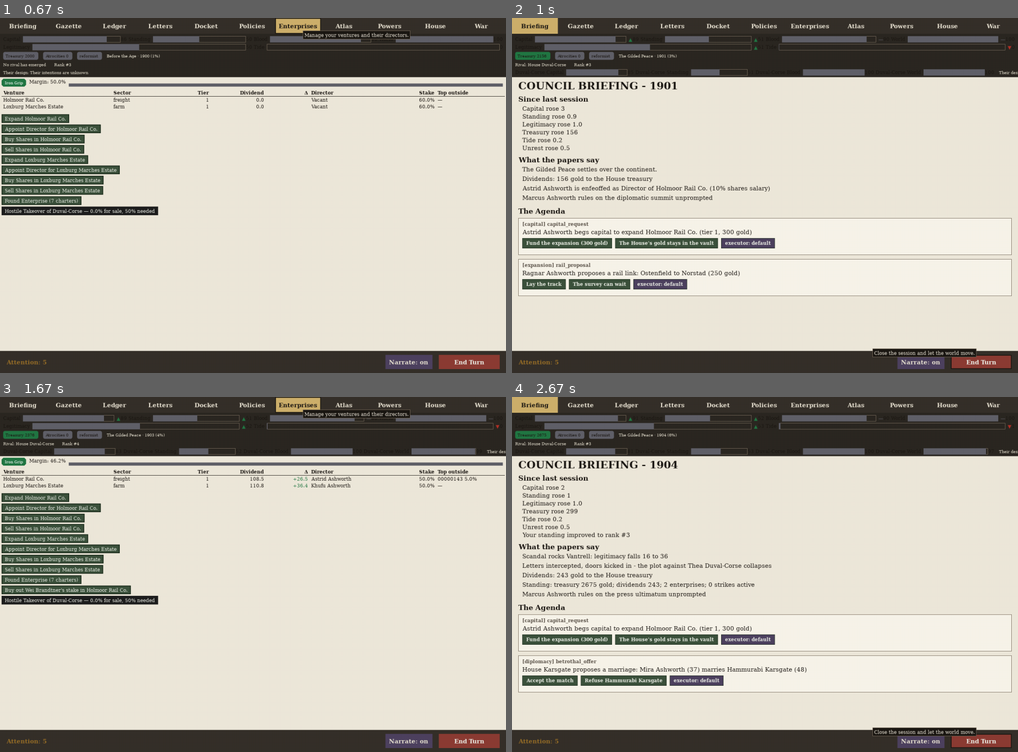
Above: before the commit, frames 1-4 (two rows, left to right).
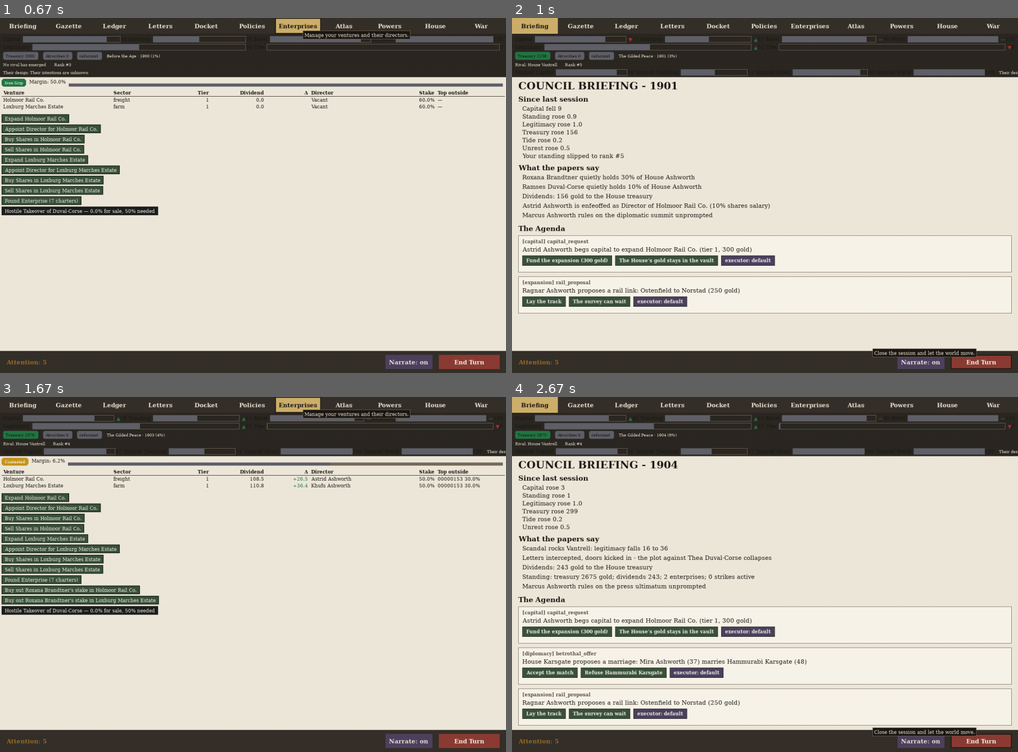
Above: after the commit, the same moments.

Repository: civersen222/Guilded-Age
Game: pygame game, started from gilded/__main__.py
Two runs of this game, one before a commit and one after it. Both use one fixed random seed, a clock stepped at 60 frames per second and the inputs below.
Inputs (mouse positions are in pixels of both pictures, inside the frame that each line leads up to):
- Up to frame 1 (0.67 s): click "Enterprises" at 0.38 s
- Up to frame 2 (1 s): click "End Turn" at 0.72 s
- Up to frame 3 (1.67 s): click "End Turn" at 1.05 s; click "Enterprises" at 1.38 s
- Up to frame 4 (2.67 s): click (775, 453) at 1.72 s; click "Enterprises" at 2.05 s; click "End Turn" at 2.38 s

Frame 1 is identical in both runs. In frame 2, 9.9% of the frame differs, in the area x 1-99%, y 5-84%; in frame 3, 2.1%; in frame 4, 11%, in the area x 1-99%, y 5-93%.

Commit message:
wip 11o: disloyal_shareholders family-fallback (takeover door) + grip test nets share-purchase debits

Diff:
--- a/gilded/society/realm.py
+++ b/gilded/society/realm.py
@@ -160,7 +160,8 @@
 
 
 def disloyal_shareholders(realm: Realm, enterprises: List,
-                          house_only: bool = True) -> List[Character]:
+                          house_only: bool = True,
+                          family_fallback: bool = False) -> List[Character]:
     """Hostile takeover's door (spec 6): the siblings, widows and denied
     heirs who hold House shares but no love for the House. Low loyalty or
     a grudge against the ruler marks them ready to sell. The ruler is
@@ -178,6 +179,8 @@
     else:
         check_ents = list(enterprises)
     out: List[Character] = []
+    measured: List[Character] = []
+    family: List[Character] = []
     for ch in realm.characters:
         if not ch.is_alive or ch.id == ruler.id:
             continue
@@ -185,14 +188,25 @@
             continue
         opinion = ch._society.opinions.get((ch.id, ruler.id), 0)
         loyalty = getattr(ch, "loyalty", None)
-        # Family holders (siblings, widows, denied heirs) never get their
-        # loyalty measured, so for them the door opens on a measured grudge
-        # against the ruler - a negative opinion is evidence enough, while
-        # an absent measurement alone is not.
         if (loyalty is not None and loyalty < DISLOYAL_LOYALTY
-                or opinion <= DISLOYAL_OPINION
-                or (loyalty is None and opinion < 0)):
+                or opinion <= DISLOYAL_OPINION):
+            measured.append(ch)
             out.append(ch)
+        elif loyalty is None:
+            # Family holders (siblings, widows, denied heirs) never get
+            # their loyalty measured. For a default caller the door opens
+            # on a measured grudge against the ruler - a negative opinion
+            # is evidence enough, while an absent measurement alone is
+            # not. A caller that asks for the fallback (the takeover)
+            # also gets the quiet holders when no measured disloyal
+            # seller exists.
+            if opinion < 0:
+                out.append(ch)
+                family.append(ch)
+            elif family_fallback:
+                family.append(ch)
+    if family_fallback and not measured:
+        return family
     return out
 
 
--- a/gilded/society/schemes.py
+++ b/gilded/society/schemes.py
@@ -373,7 +373,9 @@
         target_ents = [e for e in enterprises if e.house == self.target_house]
         from gilded.houses import House
         house: House = game.houses[self.buyer_house]
-        for seller in disloyal_shareholders(target_realm, enterprises, house_only=False):
+        for seller in disloyal_shareholders(target_realm, enterprises,
+                                            house_only=False,
+                                            family_fallback=True):
             for ent in target_ents:
                 price = share_price(ent, game)
                 want = min(TAKEOVER_TRANCHE, house.treasury / price)
--- a/gilded/tests/test_grip.py
+++ b/gilded/tests/test_grip.py
@@ -821,11 +821,16 @@
         g.directives[h].set_stance("capital", -100)  # output_mod = 1.0 + 0.15 * (-1) = 0.85
 
     # Run end_turn to let chassis compute dividends
-    # The chassis treasury change = dividends - input_costs.
+    # The chassis treasury change = dividends - input_costs - any share
+    # purchases made mid-turn (a live takeover can buy shares this turn).
     # Grip also subtracts input costs per enterprise, so compare directly.
-    before_treasury = g.houses[house_a].treasury
-    g.end_turn()
-    chassis_dividend = g.houses[house_a].treasury - before_treasury
+    house_obj = g.houses[house_a]
+    before_treasury = house_obj.treasury
+    journal_len = len(house_obj.journal)
+    g.end_turn()
+    share_purchases = abs(sum(amt for _, label, amt in house_obj.journal[journal_len:]
+                              if label == "share purchase" and amt < 0))
+    chassis_dividend = (house_obj.treasury - before_treasury) + share_purchases
 
     # Now get the grip report dividend
     rep = grip.report(g, house_a)
